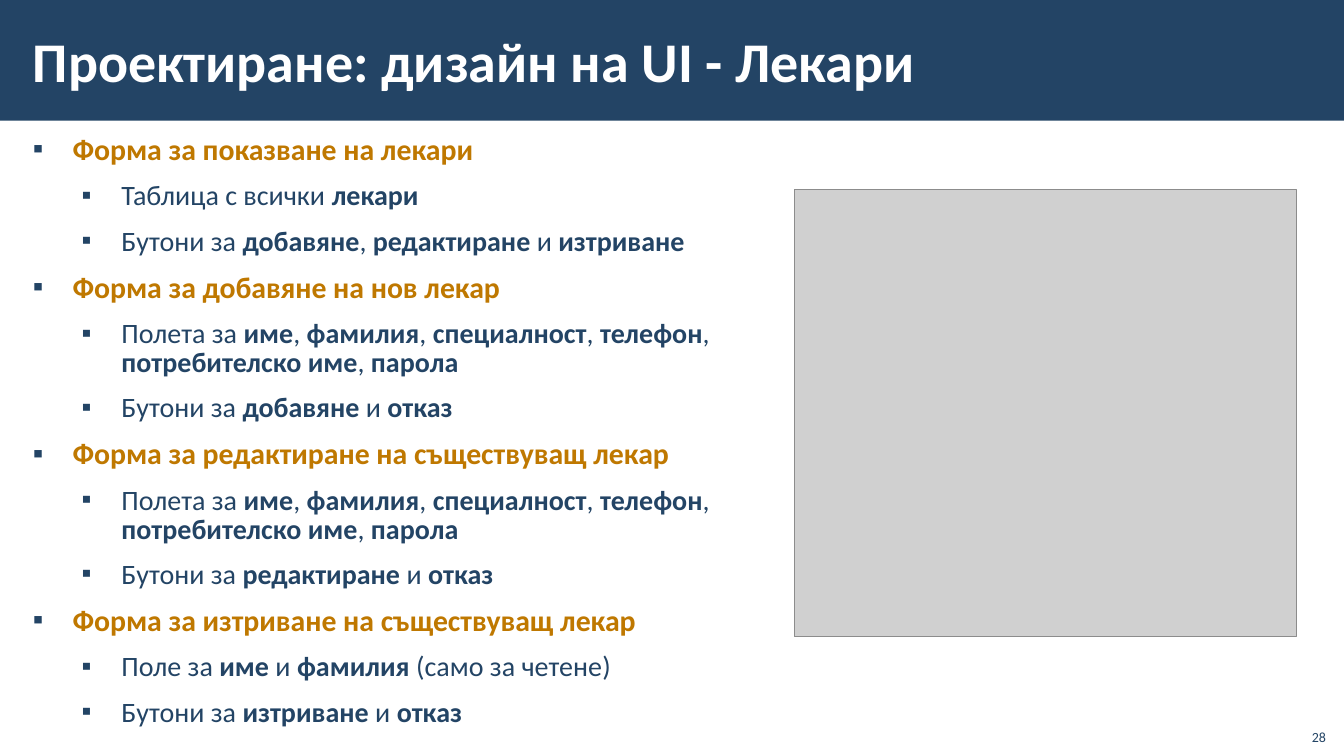
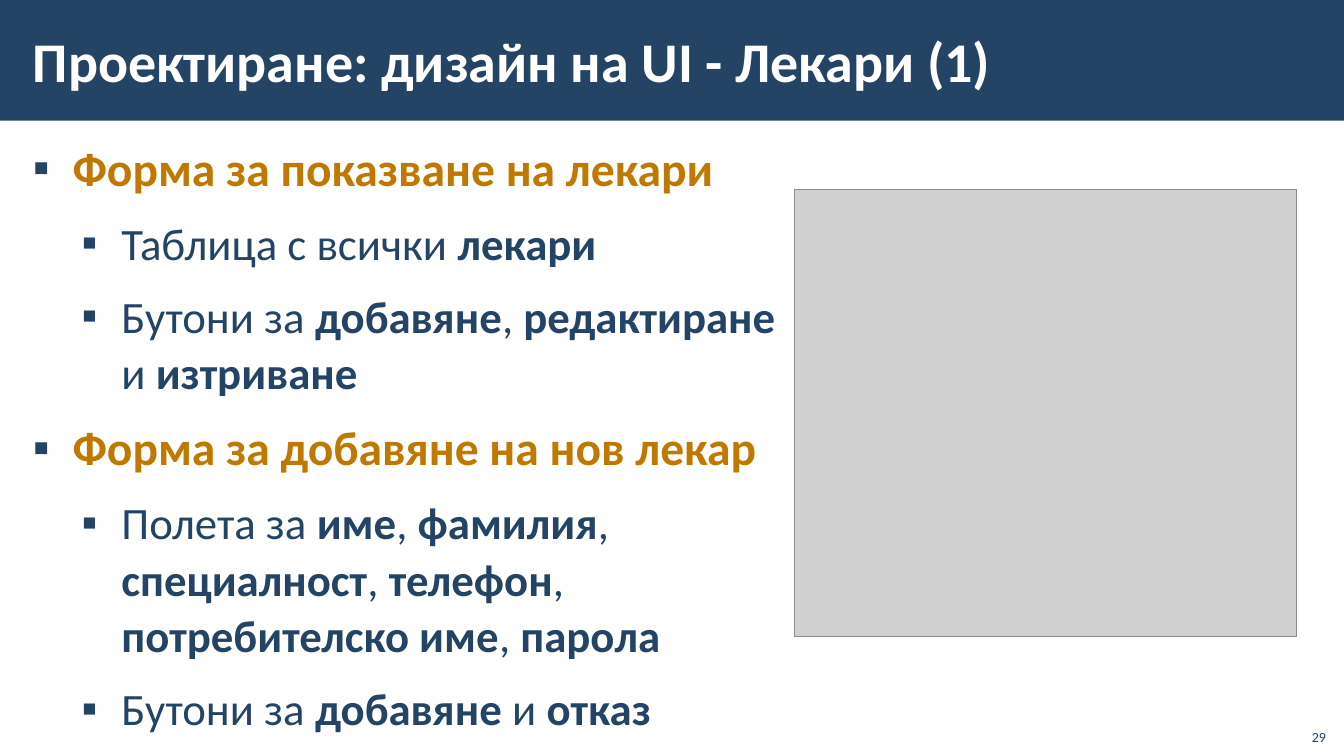
Before and after one commit to BG-IT-Edu/School-Programming, a slide deck: slide 29 of Courses/Software-Sciences/Module-4-Information-Systems-New/09-Lifecycle-of-Information-System/09-Lifecycle-of-Information-System.pptx (slide 28 before the commit). Drawn at 1344x756 pixels with LibreOffice and Linux fonts; fonts in the diff are those of the drawing; grey boxes stand for pictures; background and template pictures are left out. Boxes give left, top, right and bottom in pixels: in the first picture for what was removed or moved away, otherwise in the second. Text is boxed around its words. In the diff, an @@ line names an element or a change of style, - is before the commit and + after.

```diff
--- a/Courses/Software-Sciences/Module-4-Information-Systems-New/09-Lifecycle-of-Information-System/09-Lifecycle-of-Information-System.pptx
+++ b/Courses/Software-Sciences/Module-4-Information-Systems-New/09-Lifecycle-of-Information-System/09-Lifecycle-of-Information-System.pptx
@@ title at <box>33,40,990,91</box>: text changed @@
-Проектиране: дизайн на UI - Лекари
+Проектиране: дизайн на UI - Лекари (1)
@@ text "Форма за показване на лекари" at <box>73,154,775,733</box>: size 21.2 to 34 pt in "Форма за показване на лекари", "Форма за добавяне на нов лекар"; size 20 to 32 pt in "Таблица с всички лекари", "Бутони за добавяне, редактиране и изтриване", "Полета за име, фамилия, специалност, телефон, потребителско ...", "Бутони за добавяне и отказ"; line spacing 0.85 to 1.05 @@
@@ text at <box>73,444,710,727</box>: paragraphs removed @@
-▪ Форма за редактиране на съществуващ лекар
-  ▪ Полета за име, фамилия, специалност, телефон, потребителско име, парола
-  ▪ Бутони за редактиране и отказ
-▪ Форма за изтриване на съществуващ лекар
-  ▪ Поле за име и фамилия (само за четене)
-  ▪ Бутони за изтриване и отказ
@@ page number at <box>1312,733,1326,742</box>: text changed @@
-28
+29
```
Also in this commit, not shown: 9 other slides changed, 3 slides added.
